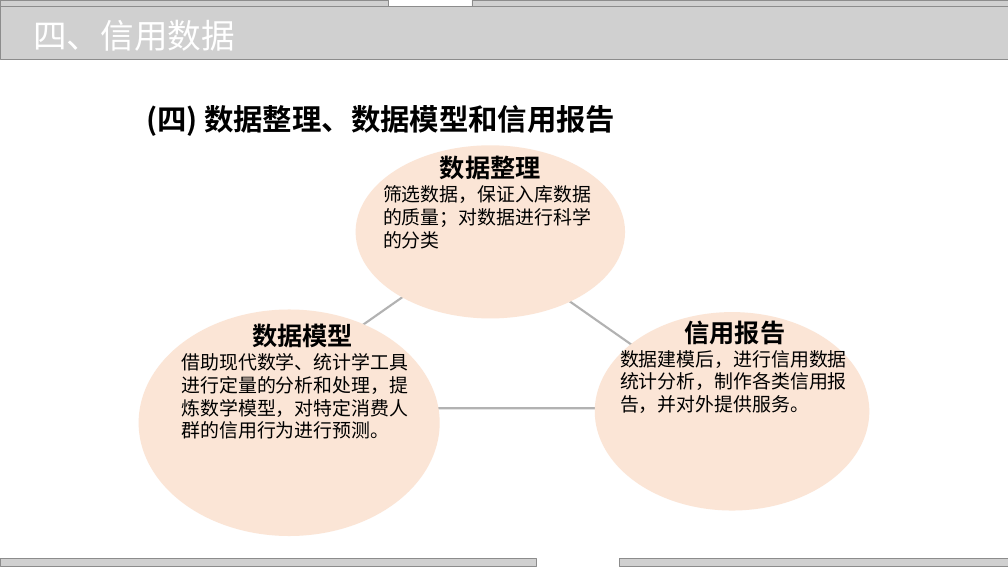
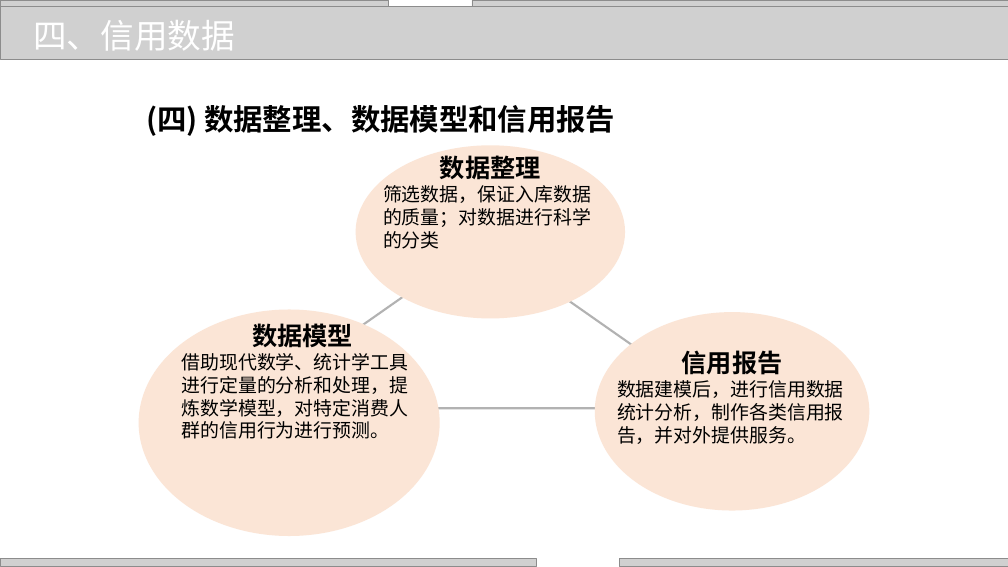
Before and after one commit to zhangjianzhang/internet_credit, a slide deck: slide 11 of files/slides/lecture_5.pptx. Drawn at 1008x567 pixels with LibreOffice and Linux fonts; fonts in the diff are those of the drawing; grey boxes stand for pictures; background and template pictures are left out. Boxes give left, top, right and bottom in pixels: in the first picture for what was removed or moved away, otherwise in the second. Text is boxed around its words. In the diff, an @@ line names an element or a change of style, - is before the commit and + after.

```diff
--- a/files/slides/lecture_5.pptx
+++ b/files/slides/lecture_5.pptx
@@ text "信用报告": place and size @@
-text "信用报告" at [620,316,847,413]
+text "信用报告" at [617,350,844,444]
```
Also in this commit, not shown: 5 other slides changed, 5 other files.
